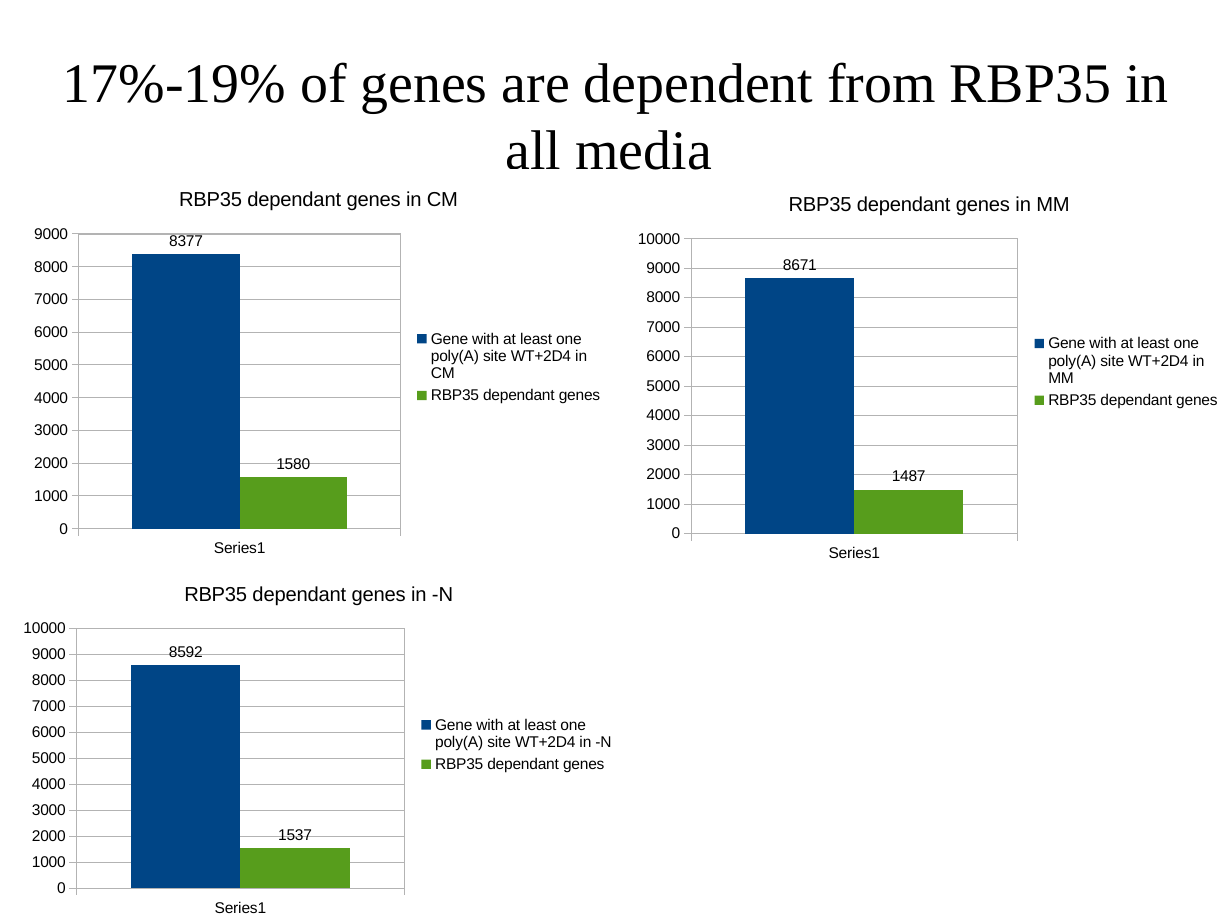
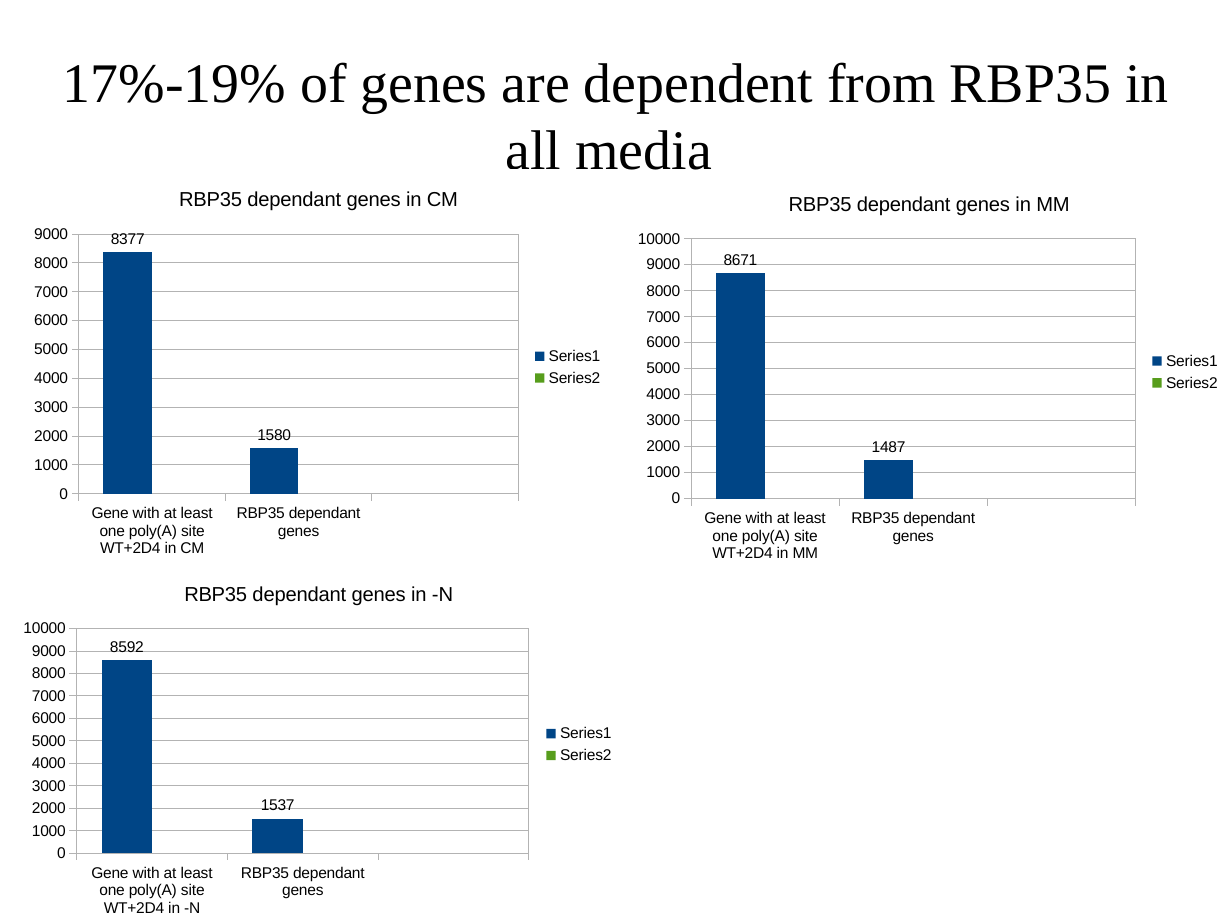
Before and after one commit to wilkinsonlab/m-oryzae-polya, a slide deck: slide 35 of doc/oryzae_presentation.odp (slide 36 before the commit). Drawn at 1232x924 pixels with LibreOffice and Linux fonts; fonts in the diff are those of the drawing. Boxes give left, top, right and bottom in pixels: in the first picture for what was removed or moved away, otherwise in the second. Text is boxed around its words. In the diff, an @@ line names an element or a change of style, - is before the commit and + after.

```diff
--- a/doc/oryzae_presentation.odp
+++ b/doc/oryzae_presentation.odp
@@ column chart at box(22, 169, 615, 565) @@
-categories: 
+categories: Gene with at least one poly(A) site WT+2D4 in CM, RBP35 dependant genes, 
-Gene with at least one poly(A) site WT+2D4 in CM: 8377
+: 8377, 1580, -
-RBP35 dependant genes: 1580
+: -, -, -
@@ column chart at box(626, 174, 1232, 570) @@
-categories: 
+categories: Gene with at least one poly(A) site WT+2D4 in MM, RBP35 dependant genes, 
-Gene with at least one poly(A) site WT+2D4 in MM: 8671
+: 8671, 1487, -
-RBP35 dependant genes: 1487
+: -, -, -
@@ column chart at box(11, 566, 626, 924) @@
-categories: 
+categories: Gene with at least one poly(A) site WT+2D4 in -N, RBP35 dependant genes, 
-Gene with at least one poly(A) site WT+2D4 in -N: 8592
+: 8592, 1537, -
-RBP35 dependant genes: 1537
+: -, -, -
```
Also in this commit, not shown: 15 other slides changed, 1 slide removed, 3 other files.
